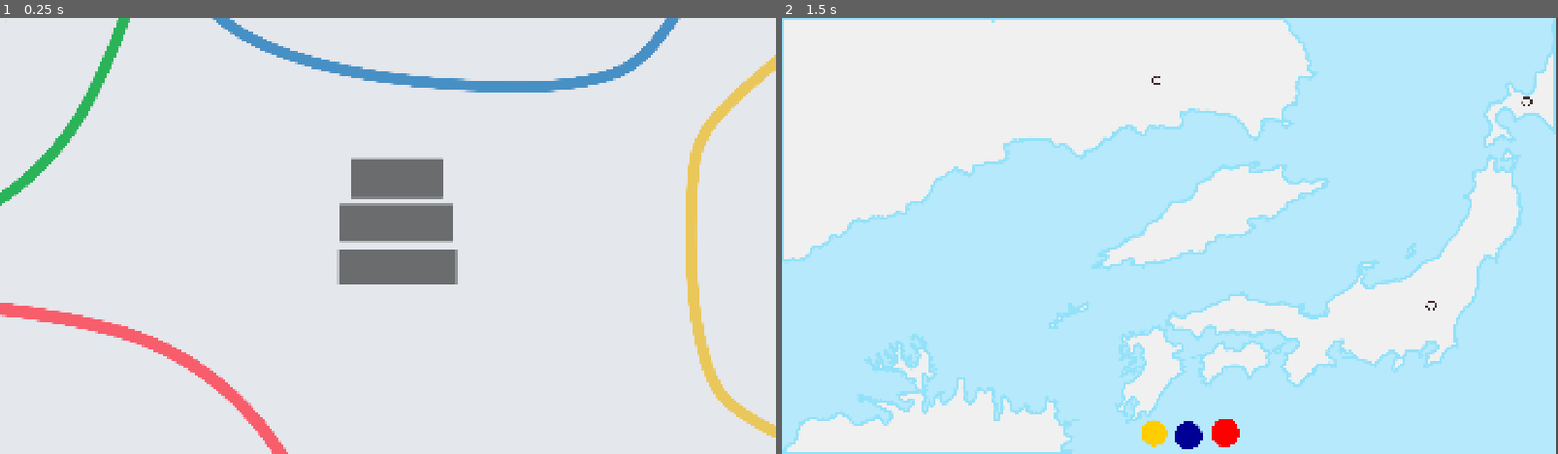
Above: before the commit, frames 1-2 (left to right).
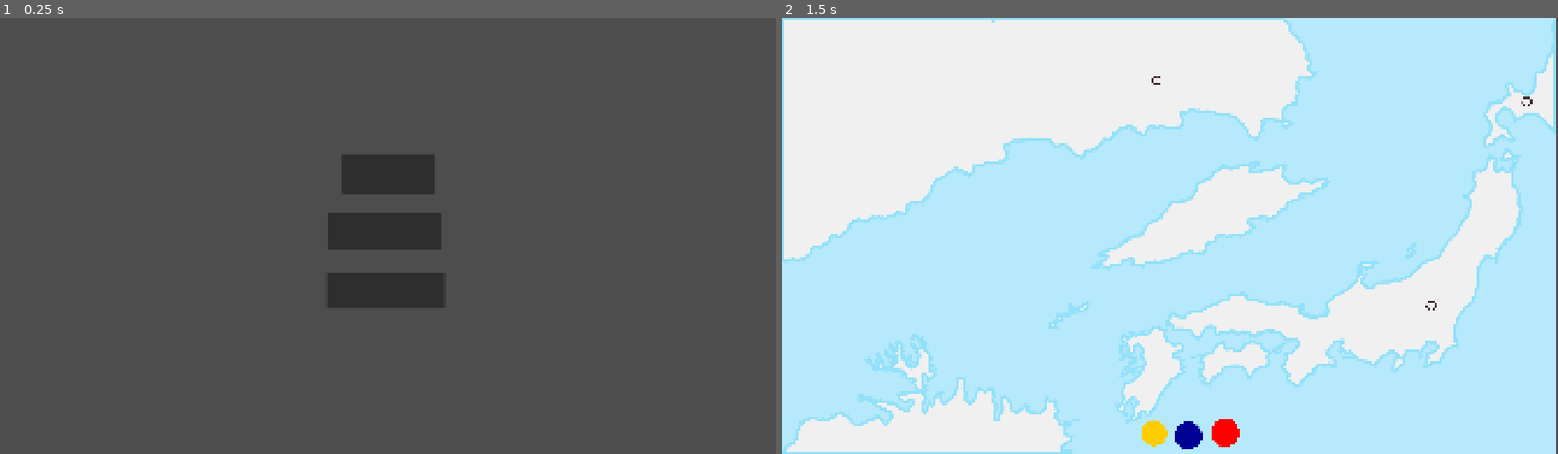
Above: after the commit, the same moments.

Repository: top-it-090304/Holding-Pattern
Game: Godot game, scene res://scene/StartMenu.tscn
Same seed, same stepped clock (60 frames per second), same inputs: the game is played once before the commit and once after it. Video files are missing from this copy of the repository; at most half a second of black plays in their place.
Inputs (mouse positions are in pixels of both pictures, inside the frame that each line leads up to; where the layout moved, square brackets give the same spot in the first picture):
- Up to frame 1 (0.25 s): no input
- Up to frame 2 (1.5 s): click (1170, 174) [1177, 179] at 0.5 s; click (1154, 432) at 1.25 s

The runs differ from the first frame. In frame 1, 100% of the frame differs, in the area x 0-100%, y 0-100%; in frame 2, nothing differs.

Commit message:
Change menu

Diff:
--- a/project.godot
+++ b/project.godot
@@ -13,6 +13,7 @@
 config/name="Air Rout"
 run/main_scene="uid://dggwktu3dwg6x"
 config/features=PackedStringArray("4.6", "Forward Plus")
+run/max_fps=144
 config/icon="res://objects/icon.svg"
 
 [display]
--- a/scene/StartMenu.tscn
+++ b/scene/StartMenu.tscn
@@ -1,40 +1,45 @@
 [gd_scene format=3 uid="uid://dggwktu3dwg6x"]
 
 [ext_resource type="Script" uid="uid://cuexgr5rra0ub" path="res://scripts/start_menu.gd" id="1_lj036"]
-[ext_resource type="Texture2D" uid="uid://b7vw4ixae8fem" path="res://objects/Без имени-2.png" id="2_mm3wi"]
+[ext_resource type="VideoStream" uid="uid://bcdgggwsggb64" path="res://video/background_menu.ogv" id="2_mm3wi"]
 
 [node name="Control" type="Control" unique_id=1201501265]
 layout_mode = 3
 anchors_preset = 0
 script = ExtResource("1_lj036")
 
-[node name="БезИмени2" type="Sprite2D" parent="." unique_id=1576056635]
-position = Vector2(1525, 770)
-texture = ExtResource("2_mm3wi")
+[node name="VideoStreamPlayer" type="VideoStreamPlayer" parent="." unique_id=723470213]
+layout_mode = 0
+offset_left = -1275.0
+offset_top = -952.0
+offset_right = 2965.0
+offset_bottom = 1808.0
+stream = ExtResource("2_mm3wi")
+autoplay = true
+loop = true
 
 [node name="Play" type="Button" parent="." unique_id=1056440167]
 layout_mode = 0
-offset_left = 483.0
-offset_top = 132.0
-offset_right = 713.0
-offset_bottom = 230.0
+offset_left = -113.0
+offset_top = -203.0
+offset_right = 117.0
+offset_bottom = -105.0
 
 [node name="Settings" type="Button" parent="." unique_id=1150483765]
 layout_mode = 0
-offset_left = 456.0
-offset_top = 246.0
-offset_right = 737.0
-offset_bottom = 338.0
+offset_left = -150.0
+offset_top = -56.0
+offset_right = 131.0
+offset_bottom = 36.0
 
 [node name="Stats" type="Button" parent="." unique_id=1338606621]
 layout_mode = 0
-offset_left = 453.0
-offset_top = 357.0
-offset_right = 746.0
-offset_bottom = 446.0
+offset_left = -152.0
+offset_top = 91.0
+offset_right = 141.0
+offset_bottom = 180.0
 
 [node name="Camera2D" type="Camera2D" parent="." unique_id=1333308016]
-position = Vector2(579, 330)
 
 [connection signal="pressed" from="Play" to="." method="_on_play_pressed"]
 [connection signal="pressed" from="Settings" to="." method="_on_settings_pressed"]
--- a/scripts/start_menu.gd
+++ b/scripts/start_menu.gd
@@ -5,9 +5,9 @@
 
 
 var positions = {
- "main": Vector2(576, 324),
- "settings": Vector2(576, 1480), ## камера вниз
- "stats": Vector2(2530, 199)    ## камера вправо
+ "main": Vector2(0, 0),
+ "settings": Vector2(0, 1120), ## камера вниз
+ "stats": Vector2(1770, 0)    ## камера вправо
 }
 
 var target_pos = Vector2(576, 324)
Not shown, added: video/background_menu.ogv.uid
Not shown, added: video/background_menu.ogv
